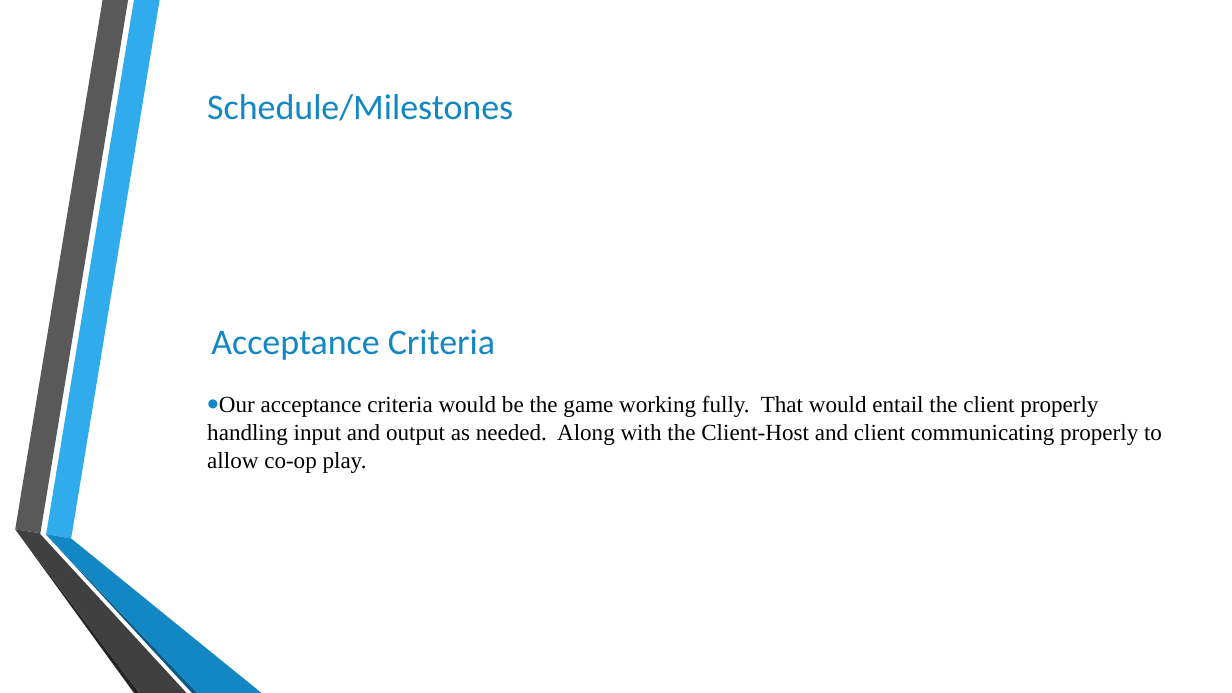
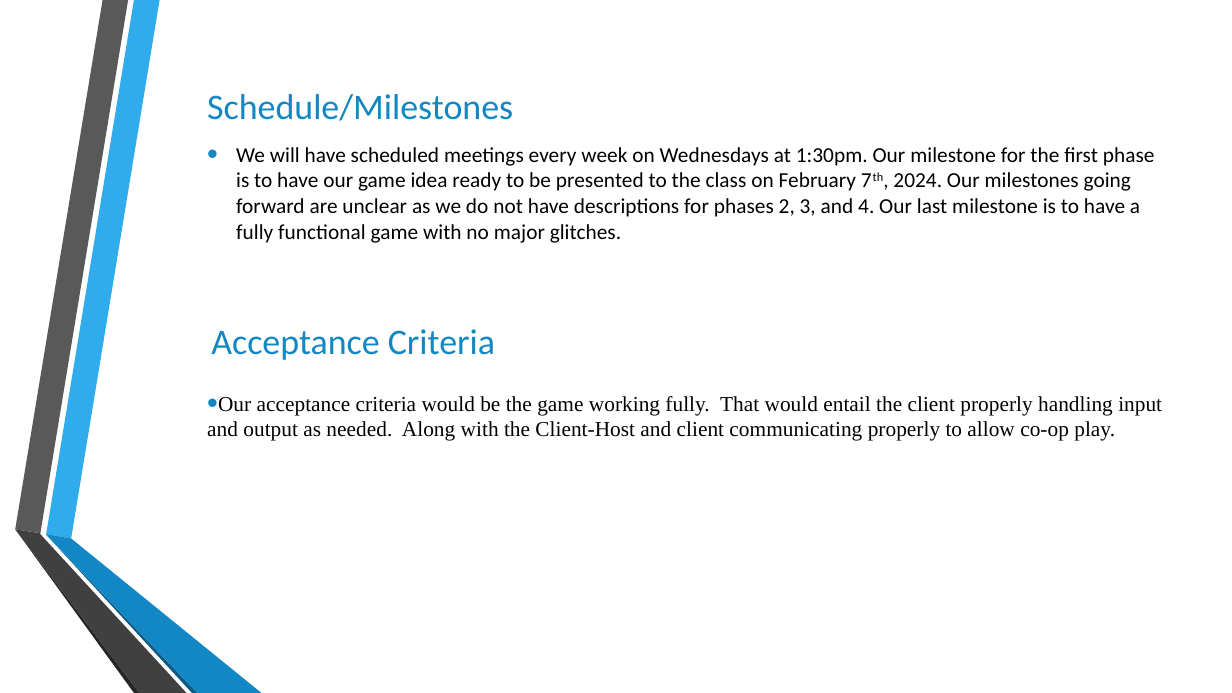
Before and after one commit to BrandonJamesDemeritt/Name-TBD, a slide deck: slide 9 of Team #2 Project Presentation.pptx. Drawn at 1232x693 pixels with LibreOffice and Linux fonts; fonts in the diff are those of the drawing; background and template pictures are left out. Boxes give left, top, right and bottom in pixels: in the first picture for what was removed or moved away, otherwise in the second. Text is boxed around its words. In the diff, an @@ line names an element or a change of style, - is before the commit and + after.

Commit message:
Finished Powerpoint slides

```diff
--- a/Team #2 Project Presentation.pptx
+++ b/Team #2 Project Presentation.pptx
@@ text added at (236,147,1155,243), 16.6 pt, text #000000 @@
+• We will have scheduled meetings every week on Wednesdays at 1:30pm. Our milestone for the first phase is to have our game idea ready to be presented to the class on February 7th, 2024. Our milestones going forward are unclear as we do not have descriptions for phases 2, 3, and 4. Our last milestone is to have a fully functional game with no major glitches.
@@ text "Our acceptance criteria would be ..." at (207,396,1162,441): size 18 to 16.6 pt @@
```
Also in this commit, not shown: 3 other slides changed.
